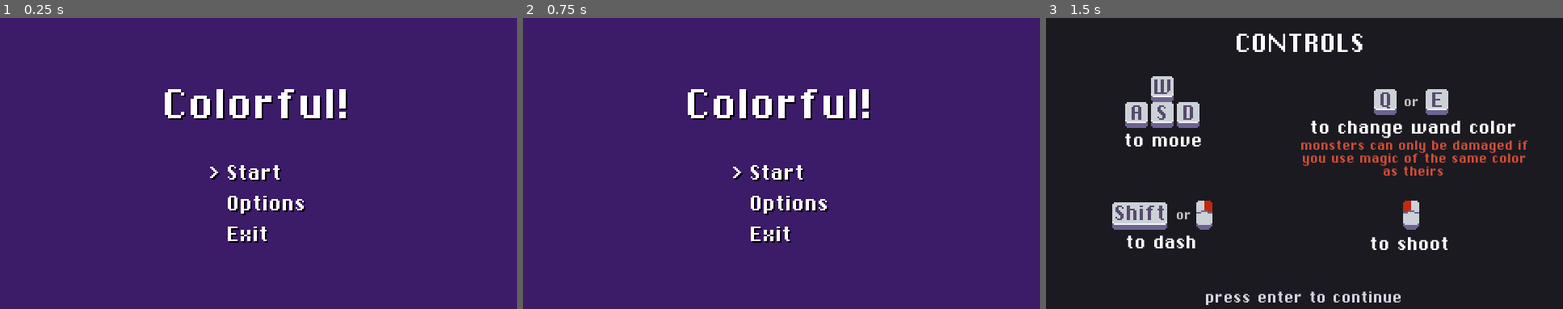
Above: before the commit, frames 1-3 (left to right).
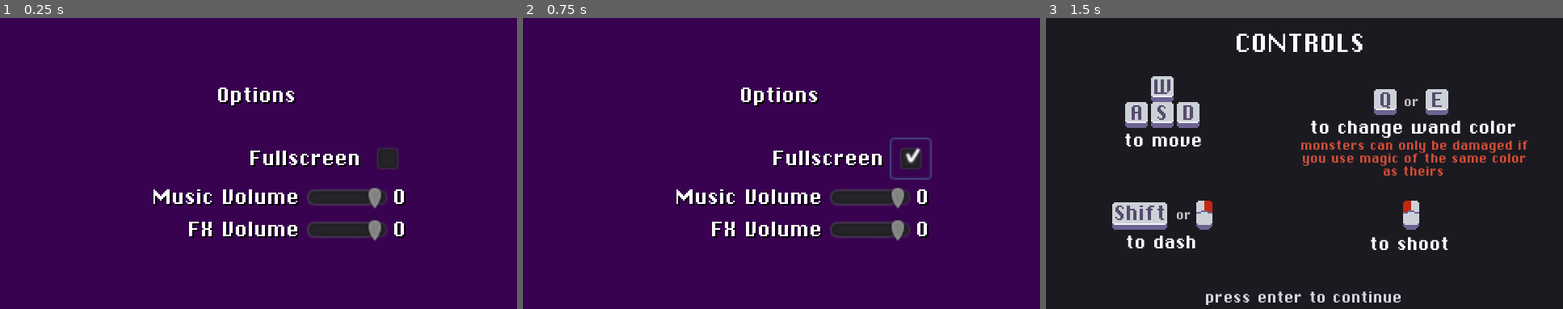
Above: after the commit, the same moments.

Repository: Triceru179/GameJam5
Game: Godot game, scene res://scenes/MainMenu.tscn
Two runs of this game, one before a commit and one after it. Both use one fixed random seed, a clock stepped at 60 frames per second and the inputs below.
Inputs (mouse positions are in pixels of both pictures, inside the frame that each line leads up to):
- Up to frame 1 (0.25 s): no input
- Up to frame 2 (0.75 s): click (910, 157) at 0.52 s
- Up to frame 3 (1.5 s): tap Enter (ui_accept) at 1.25 s; move the mouse to (1418, 148) at 1.27 s; hold E (action_color_swap_right) from 1.28 s (still down); hold Enter (ui_accept) from 1.28 s (still down)

The runs differ from the first frame. In frame 1, 99% of the frame differs, in the area x 0-100%, y 0-100%; in frame 2, 99%; in frame 3, nothing differs.

Commit message:
A merda do menu options

Diff:
--- a/menu/main_menu/main_menu.gd
+++ b/menu/main_menu/main_menu.gd
@@ -31,7 +31,7 @@
 		0:
 			Globals.change_scene(load("res://scenes/Introduction.tscn"))
 		1:
-			print("Add options!")
+			set_visible(false)
 		2:
 			get_tree().quit()
 
--- /dev/null
+++ b/menu/main_menu/main_options.gd
@@ -0,0 +1,18 @@
+extends MarginContainer
+
+func _on_FxSlider_value_changed(value):
+	AudioServer.set_bus_volume_db(1, lerp(AudioServer.get_bus_volume_db(1),  value, 0.5))
+	if value == -24:
+		AudioServer.set_bus_mute(1, true)
+	else:
+		AudioServer.set_bus_mute(1, false)
+		get_node("CenterContainer2/VBoxContainer/CenterContainer2/VBoxContainer/CenterContainer4/FxVolume/MenuAccept2").play()
+
+
+func _on_MusicSlider_value_changed(value):
+	AudioServer.set_bus_volume_db(2, lerp(AudioServer.get_bus_volume_db(2),  value, 0.5))
+	if value == -24:
+		AudioServer.set_bus_mute(2, true)
+	else:
+		AudioServer.set_bus_mute(2, false)
+		get_node("CenterContainer2/VBoxContainer/CenterContainer2/VBoxContainer/CenterContainer4/FxVolume/MenuAccept2").play()
--- a/scenes/MainMenu.tscn
+++ b/scenes/MainMenu.tscn
@@ -1,15 +1,27 @@
-[gd_scene load_steps=7 format=2]
+[gd_scene load_steps=9 format=2]
 
 [ext_resource path="res://menu/ChiKareGo2.ttf" type="DynamicFontData" id=1]
 [ext_resource path="res://menu/Chicago.tres" type="DynamicFont" id=2]
 [ext_resource path="res://menu/main_menu/main_menu.gd" type="Script" id=3]
 [ext_resource path="res://MenuAccept.tscn" type="PackedScene" id=4]
 [ext_resource path="res://MenuSelect.tscn" type="PackedScene" id=5]
+[ext_resource path="res://menu/main_menu/main_options.gd" type="Script" id=6]
 
 [sub_resource type="DynamicFont" id=1]
 font_data = ExtResource( 1 )
 
-[node name="MarginContainer" type="MarginContainer"]
+[sub_resource type="DynamicFont" id=2]
+font_data = ExtResource( 1 )
+
+[node name="Control" type="Control"]
+margin_right = 320.0
+margin_bottom = 180.0
+__meta__ = {
+"_edit_use_anchors_": false
+}
+
+[node name="MarginContainer" type="MarginContainer" parent="."]
+visible = false
 anchor_right = 1.0
 anchor_bottom = 1.0
 script = ExtResource( 3 )
@@ -17,52 +29,52 @@
 "_edit_use_anchors_": false
 }
 
-[node name="ColorRect" type="ColorRect" parent="."]
+[node name="ColorRect" type="ColorRect" parent="MarginContainer"]
 margin_right = 320.0
 margin_bottom = 180.0
 color = Color( 0.239216, 0.109804, 0.415686, 1 )
 
-[node name="CenterContainer" type="CenterContainer" parent="."]
-margin_right = 320.0
-margin_bottom = 180.0
-
-[node name="VBoxContainer" type="VBoxContainer" parent="CenterContainer"]
+[node name="CenterContainer" type="CenterContainer" parent="MarginContainer"]
+margin_right = 320.0
+margin_bottom = 180.0
+
+[node name="VBoxContainer" type="VBoxContainer" parent="MarginContainer/CenterContainer"]
 margin_left = 102.0
 margin_top = 38.0
 margin_right = 218.0
 margin_bottom = 141.0
 custom_constants/separation = 20
 
-[node name="Title" type="CenterContainer" parent="CenterContainer/VBoxContainer"]
+[node name="Title" type="CenterContainer" parent="MarginContainer/CenterContainer/VBoxContainer"]
 margin_right = 116.0
 margin_bottom = 30.0
 
-[node name="Label" type="Label" parent="CenterContainer/VBoxContainer/Title"]
+[node name="Label" type="Label" parent="MarginContainer/CenterContainer/VBoxContainer/Title"]
 margin_right = 116.0
 margin_bottom = 30.0
 custom_fonts/font = ExtResource( 2 )
 custom_colors/font_color_shadow = Color( 0, 0, 0, 1 )
 text = "Colorful!"
 
-[node name="CenterContainer2" type="CenterContainer" parent="CenterContainer/VBoxContainer"]
+[node name="CenterContainer2" type="CenterContainer" parent="MarginContainer/CenterContainer/VBoxContainer"]
 margin_top = 50.0
 margin_right = 116.0
 margin_bottom = 103.0
 
-[node name="VBoxContainer" type="VBoxContainer" parent="CenterContainer/VBoxContainer/CenterContainer2"]
+[node name="VBoxContainer" type="VBoxContainer" parent="MarginContainer/CenterContainer/VBoxContainer/CenterContainer2"]
 margin_left = 28.0
 margin_right = 88.0
 margin_bottom = 53.0
 
-[node name="CenterContainer" type="CenterContainer" parent="CenterContainer/VBoxContainer/CenterContainer2/VBoxContainer"]
-margin_right = 60.0
-margin_bottom = 15.0
-
-[node name="Start" type="HBoxContainer" parent="CenterContainer/VBoxContainer/CenterContainer2/VBoxContainer/CenterContainer"]
-margin_right = 60.0
-margin_bottom = 15.0
-
-[node name="Selector" type="Label" parent="CenterContainer/VBoxContainer/CenterContainer2/VBoxContainer/CenterContainer/Start"]
+[node name="CenterContainer" type="CenterContainer" parent="MarginContainer/CenterContainer/VBoxContainer/CenterContainer2/VBoxContainer"]
+margin_right = 60.0
+margin_bottom = 15.0
+
+[node name="Start" type="HBoxContainer" parent="MarginContainer/CenterContainer/VBoxContainer/CenterContainer2/VBoxContainer/CenterContainer"]
+margin_right = 60.0
+margin_bottom = 15.0
+
+[node name="Selector" type="Label" parent="MarginContainer/CenterContainer/VBoxContainer/CenterContainer2/VBoxContainer/CenterContainer/Start"]
 margin_right = 7.0
 margin_bottom = 15.0
 rect_min_size = Vector2( 7, 0 )
@@ -70,7 +82,7 @@
 custom_colors/font_color_shadow = Color( 0, 0, 0, 1 )
 text = ">"
 
-[node name="OptionName" type="Label" parent="CenterContainer/VBoxContainer/CenterContainer2/VBoxContainer/CenterContainer/Start"]
+[node name="OptionName" type="Label" parent="MarginContainer/CenterContainer/VBoxContainer/CenterContainer2/VBoxContainer/CenterContainer/Start"]
 margin_left = 11.0
 margin_right = 60.0
 margin_bottom = 15.0
@@ -79,16 +91,16 @@
 custom_colors/font_color_shadow = Color( 0, 0, 0, 1 )
 text = "Start"
 
-[node name="CenterContainer2" type="CenterContainer" parent="CenterContainer/VBoxContainer/CenterContainer2/VBoxContainer"]
+[node name="CenterContainer2" type="CenterContainer" parent="MarginContainer/CenterContainer/VBoxContainer/CenterContainer2/VBoxContainer"]
 margin_top = 19.0
 margin_right = 60.0
 margin_bottom = 34.0
 
-[node name="Options" type="HBoxContainer" parent="CenterContainer/VBoxContainer/CenterContainer2/VBoxContainer/CenterContainer2"]
-margin_right = 60.0
-margin_bottom = 15.0
-
-[node name="Selector" type="Label" parent="CenterContainer/VBoxContainer/CenterContainer2/VBoxContainer/CenterContainer2/Options"]
+[node name="Options" type="HBoxContainer" parent="MarginContainer/CenterContainer/VBoxContainer/CenterContainer2/VBoxContainer/CenterContainer2"]
+margin_right = 60.0
+margin_bottom = 15.0
+
+[node name="Selector" type="Label" parent="MarginContainer/CenterContainer/VBoxContainer/CenterContainer2/VBoxContainer/CenterContainer2/Options"]
 margin_right = 7.0
 margin_bottom = 15.0
 rect_min_size = Vector2( 7, 0 )
@@ -96,7 +108,7 @@
 custom_colors/font_color_shadow = Color( 0, 0, 0, 1 )
 text = ">"
 
-[node name="OptionName" type="Label" parent="CenterContainer/VBoxContainer/CenterContainer2/VBoxContainer/CenterContainer2/Options"]
+[node name="OptionName" type="Label" parent="MarginContainer/CenterContainer/VBoxContainer/CenterContainer2/VBoxContainer/CenterContainer2/Options"]
 margin_left = 11.0
 margin_right = 60.0
 margin_bottom = 15.0
@@ -104,16 +116,16 @@
 custom_colors/font_color_shadow = Color( 0, 0, 0, 1 )
 text = "Options"
 
-[node name="CenterContainer3" type="CenterContainer" parent="CenterContainer/VBoxContainer/CenterContainer2/VBoxContainer"]
+[node name="CenterContainer3" type="CenterContainer" parent="MarginContainer/CenterContainer/VBoxContainer/CenterContainer2/VBoxContainer"]
 margin_top = 38.0
 margin_right = 60.0
 margin_bottom = 53.0
 
-[node name="Exit" type="HBoxContainer" parent="CenterContainer/VBoxContainer/CenterContainer2/VBoxContainer/CenterContainer3"]
-margin_right = 60.0
-margin_bottom = 15.0
-
-[node name="Selector" type="Label" parent="CenterContainer/VBoxContainer/CenterContainer2/VBoxContainer/CenterContainer3/Exit"]
+[node name="Exit" type="HBoxContainer" parent="MarginContainer/CenterContainer/VBoxContainer/CenterContainer2/VBoxContainer/CenterContainer3"]
+margin_right = 60.0
+margin_bottom = 15.0
+
+[node name="Selector" type="Label" parent="MarginContainer/CenterContainer/VBoxContainer/CenterContainer2/VBoxContainer/CenterContainer3/Exit"]
 margin_right = 7.0
 margin_bottom = 15.0
 rect_min_size = Vector2( 7, 0 )
@@ -121,7 +133,7 @@
 custom_colors/font_color_shadow = Color( 0, 0, 0, 1 )
 text = ">"
 
-[node name="OptionName" type="Label" parent="CenterContainer/VBoxContainer/CenterContainer2/VBoxContainer/CenterContainer3/Exit"]
+[node name="OptionName" type="Label" parent="MarginContainer/CenterContainer/VBoxContainer/CenterContainer2/VBoxContainer/CenterContainer3/Exit"]
 margin_left = 11.0
 margin_right = 60.0
 margin_bottom = 15.0
@@ -130,6 +142,164 @@
 custom_colors/font_color_shadow = Color( 0, 0, 0, 1 )
 text = "Exit"
 
-[node name="MenuAccept" parent="." instance=ExtResource( 4 )]
-
-[node name="MenuSelect" parent="." instance=ExtResource( 5 )]
+[node name="MenuAccept" parent="MarginContainer" instance=ExtResource( 4 )]
+
+[node name="MenuSelect" parent="MarginContainer" instance=ExtResource( 5 )]
+
+[node name="MarginOptions" type="MarginContainer" parent="."]
+anchor_right = 1.0
+anchor_bottom = 1.0
+script = ExtResource( 6 )
+__meta__ = {
+"_edit_use_anchors_": false
+}
+
+[node name="ColorRect" type="ColorRect" parent="MarginOptions"]
+margin_right = 320.0
+margin_bottom = 180.0
+color = Color( 0.227451, 0.0117647, 0.317647, 1 )
+
+[node name="CenterContainer2" type="CenterContainer" parent="MarginOptions"]
+margin_right = 320.0
+margin_bottom = 180.0
+__meta__ = {
+"_edit_use_anchors_": false
+}
+
+[node name="VBoxContainer" type="VBoxContainer" parent="MarginOptions/CenterContainer2"]
+margin_left = 67.0
+margin_top = 40.0
+margin_right = 252.0
+margin_bottom = 139.0
+custom_constants/separation = 20
+
+[node name="Title" type="CenterContainer" parent="MarginOptions/CenterContainer2/VBoxContainer"]
+margin_right = 185.0
+margin_bottom = 15.0
+
+[node name="Label" type="Label" parent="MarginOptions/CenterContainer2/VBoxContainer/Title"]
+margin_left = 68.0
+margin_right = 117.0
+margin_bottom = 15.0
+custom_fonts/font = SubResource( 2 )
+custom_colors/font_color_shadow = Color( 0, 0, 0, 1 )
+text = "Options"
+
+[node name="CenterContainer2" type="CenterContainer" parent="MarginOptions/CenterContainer2/VBoxContainer"]
+margin_top = 35.0
+margin_right = 185.0
+margin_bottom = 99.0
+
+[node name="VBoxContainer" type="VBoxContainer" parent="MarginOptions/CenterContainer2/VBoxContainer/CenterContainer2"]
+margin_right = 185.0
+margin_bottom = 64.0
+alignment = 1
+
+[node name="CenterContainer" type="CenterContainer" parent="MarginOptions/CenterContainer2/VBoxContainer/CenterContainer2/VBoxContainer"]
+margin_right = 185.0
+margin_bottom = 24.0
+
+[node name="Fullscren" type="HBoxContainer" parent="MarginOptions/CenterContainer2/VBoxContainer/CenterContainer2/VBoxContainer/CenterContainer"]
+margin_right = 185.0
+margin_bottom = 24.0
+rect_min_size = Vector2( 185, 0 )
+alignment = 2
+
+[node name="OptionName" type="Label" parent="MarginOptions/CenterContainer2/VBoxContainer/CenterContainer2/VBoxContainer/CenterContainer/Fullscren"]
+margin_left = 88.0
+margin_top = 4.0
+margin_right = 157.0
+margin_bottom = 19.0
+custom_fonts/font = SubResource( 1 )
+custom_colors/font_color_shadow = Color( 0, 0, 0, 1 )
+text = "Fullscreen"
+
+[node name="OptionFullscren" type="CheckBox" parent="MarginOptions/CenterContainer2/VBoxContainer/CenterContainer2/VBoxContainer/CenterContainer/Fullscren"]
+margin_left = 161.0
+margin_right = 185.0
+margin_bottom = 24.0
+
+[node name="CenterContainer3" type="CenterContainer" parent="MarginOptions/CenterContainer2/VBoxContainer/CenterContainer2/VBoxContainer"]
+margin_top = 28.0
+margin_right = 185.0
+margin_bottom = 44.0
+
+[node name="MusicVolume" type="HBoxContainer" parent="MarginOptions/CenterContainer2/VBoxContainer/CenterContainer2/VBoxContainer/CenterContainer3"]
+margin_right = 185.0
+margin_bottom = 16.0
+rect_min_size = Vector2( 185, 0 )
+alignment = 2
+
+[node name="OptionName" type="Label" parent="MarginOptions/CenterContainer2/VBoxContainer/CenterContainer2/VBoxContainer/CenterContainer3/MusicVolume"]
+margin_left = 28.0
+margin_right = 119.0
+margin_bottom = 15.0
+custom_fonts/font = SubResource( 1 )
+custom_colors/font_color_shadow = Color( 0, 0, 0, 1 )
+text = "Music Volume"
+
+[node name="MusicSlider" type="HSlider" parent="MarginOptions/CenterContainer2/VBoxContainer/CenterContainer2/VBoxContainer/CenterContainer3/MusicVolume"]
+margin_left = 123.0
+margin_right = 173.0
+margin_bottom = 16.0
+rect_min_size = Vector2( 50, 0 )
+size_flags_vertical = 1
+size_flags_stretch_ratio = 0.0
+min_value = -24.0
+max_value = 0.0
+
+[node name="MusicVolume" type="Label" parent="MarginOptions/CenterContainer2/VBoxContainer/CenterContainer2/VBoxContainer/CenterContainer3/MusicVolume"]
+margin_left = 177.0
+margin_right = 185.0
+margin_bottom = 15.0
+custom_fonts/font = SubResource( 1 )
+custom_colors/font_color_shadow = Color( 0, 0, 0, 1 )
+text = "0"
+
+[node name="CenterContainer4" type="CenterContainer" parent="MarginOptions/CenterContainer2/VBoxContainer/CenterContainer2/VBoxContainer"]
+margin_top = 48.0
+margin_right = 185.0
+margin_bottom = 64.0
+rect_min_size = Vector2( 157, 0 )
+
+[node name="FxVolume" type="HBoxContainer" parent="MarginOptions/CenterContainer2/VBoxContainer/CenterContainer2/VBoxContainer/CenterContainer4"]
+margin_right = 185.0
+margin_bottom = 16.0
+rect_min_size = Vector2( 185, 0 )
+alignment = 2
+
+[node name="MenuAccept2" parent="MarginOptions/CenterContainer2/VBoxContainer/CenterContainer2/VBoxContainer/CenterContainer4/FxVolume" instance=ExtResource( 4 )]
+volume_db = -10.0
+
+[node name="OptionName" type="Label" parent="MarginOptions/CenterContainer2/VBoxContainer/CenterContainer2/VBoxContainer/CenterContainer4/FxVolume"]
+margin_left = 50.0
+margin_right = 119.0
+margin_bottom = 15.0
+custom_fonts/font = SubResource( 1 )
+custom_colors/font_color_shadow = Color( 0, 0, 0, 1 )
+text = "FX Volume"
+
+[node name="FxSlider" type="HSlider" parent="MarginOptions/CenterContainer2/VBoxContainer/CenterContainer2/VBoxContainer/CenterContainer4/FxVolume"]
+margin_left = 123.0
+margin_right = 173.0
+margin_bottom = 16.0
+rect_min_size = Vector2( 50, 0 )
+min_value = -24.0
+max_value = 0.0
+__meta__ = {
+"_edit_use_anchors_": false
+}
+
+[node name="FxVolume" type="Label" parent="MarginOptions/CenterContainer2/VBoxContainer/CenterContainer2/VBoxContainer/CenterContainer4/FxVolume"]
+margin_left = 177.0
+margin_right = 185.0
+margin_bottom = 15.0
+custom_fonts/font = SubResource( 1 )
+custom_colors/font_color_shadow = Color( 0, 0, 0, 1 )
+text = "0"
+__meta__ = {
+"_edit_use_anchors_": false
+}
+[connection signal="toggled" from="MarginOptions/CenterContainer2/VBoxContainer/CenterContainer2/VBoxContainer/CenterContainer/Fullscren/OptionFullscren" to="MarginOptions" method="_on_OptionFullscren_toggled"]
+[connection signal="value_changed" from="MarginOptions/CenterContainer2/VBoxContainer/CenterContainer2/VBoxContainer/CenterContainer3/MusicVolume/MusicSlider" to="MarginOptions" method="_on_MusicSlider_value_changed"]
+[connection signal="value_changed" from="MarginOptions/CenterContainer2/VBoxContainer/CenterContainer2/VBoxContainer/CenterContainer4/FxVolume/FxSlider" to="MarginOptions" method="_on_FxSlider_value_changed"]
Not shown: 1 places in MenuAccept.tscn that only renumber resources
